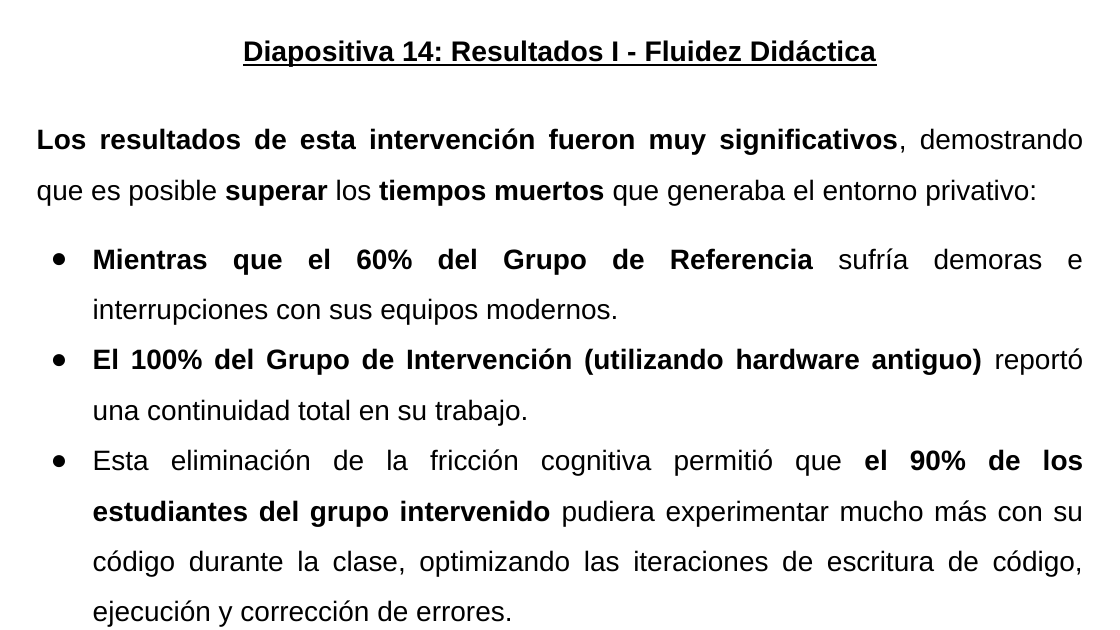
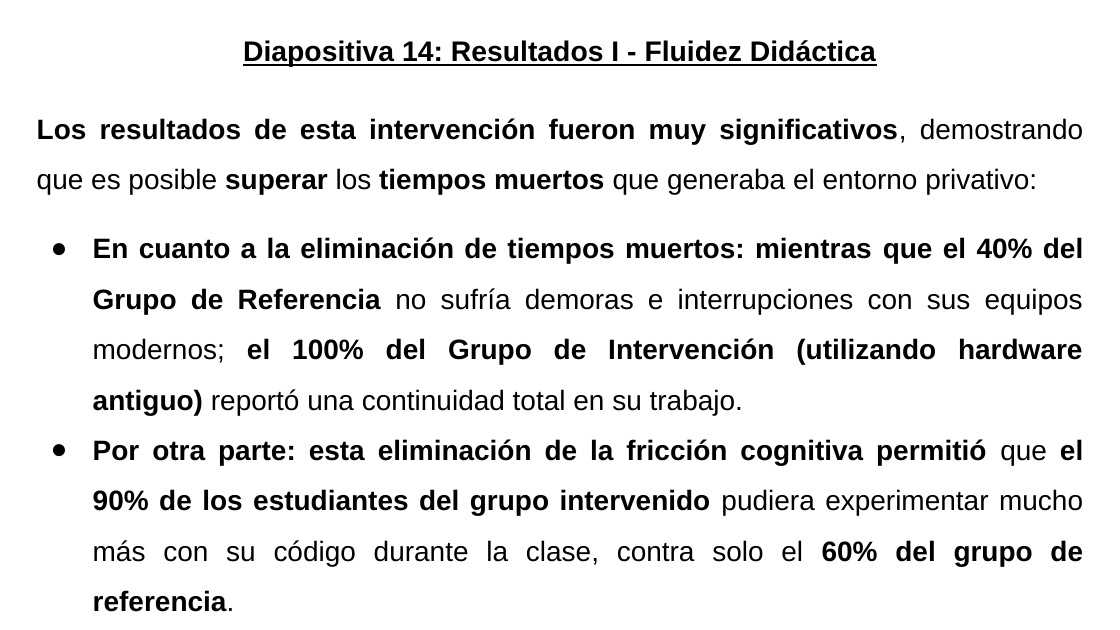
Before and after one commit to gabrielinuz/gabrielinuz.github.io, a slide deck: slide 15 of doc/GUION_DE_DEFENSA_LTE.pptx. Drawn at 1120x630 pixels with LibreOffice and Linux fonts; fonts in the diff are those of the drawing. Boxes give left, top, right and bottom in pixels: in the first picture for what was removed or moved away, otherwise in the second. Text is boxed around its words. In the diff, an @@ line names an element or a change of style, - is before the commit and + after.

Commit message:
Corrección de Guión de Defensa

```diff
--- a/doc/GUION_DE_DEFENSA_LTE.pptx
+++ b/doc/GUION_DE_DEFENSA_LTE.pptx
@@ text "Los resultados de esta intervención ...": place and size @@
-text "Los resultados de esta intervención ..." at (37,128,1084,627)
+text "Los resultados de esta intervención ..." at (37,118,1083,612)
@@ text at (93,237,1083,612): text changed; bold on @@
-● Mientras que el 60% del Grupo de Referencia sufría demoras e interrupciones con sus equipos modernos.
-● El 100% del Grupo de Intervención (utilizando hardware antiguo) reportó una continuidad total en su trabajo.
-● Esta eliminación de la fricción cognitiva permitió que el 90% de los estudiantes del grupo intervenido pudiera experimentar mucho más con su código durante la clase, optimizando las iteraciones de escritura de código, ejecución y corrección de errores.
+● En cuanto a la eliminación de tiempos muertos: mientras que el 40% del Grupo de Referencia no sufría demoras e interrupciones con sus equipos modernos; el 100% del Grupo de Intervención (utilizando hardware antiguo) reportó una continuidad total en su trabajo.
+● Por otra parte: esta eliminación de la fricción cognitiva permitió que el 90% de los estudiantes del grupo intervenido pudiera experimentar mucho más con su código durante la clase, contra solo el 60% del grupo de referencia.
```
Also in this commit, not shown: 1 other slide changed, 1 other file.
